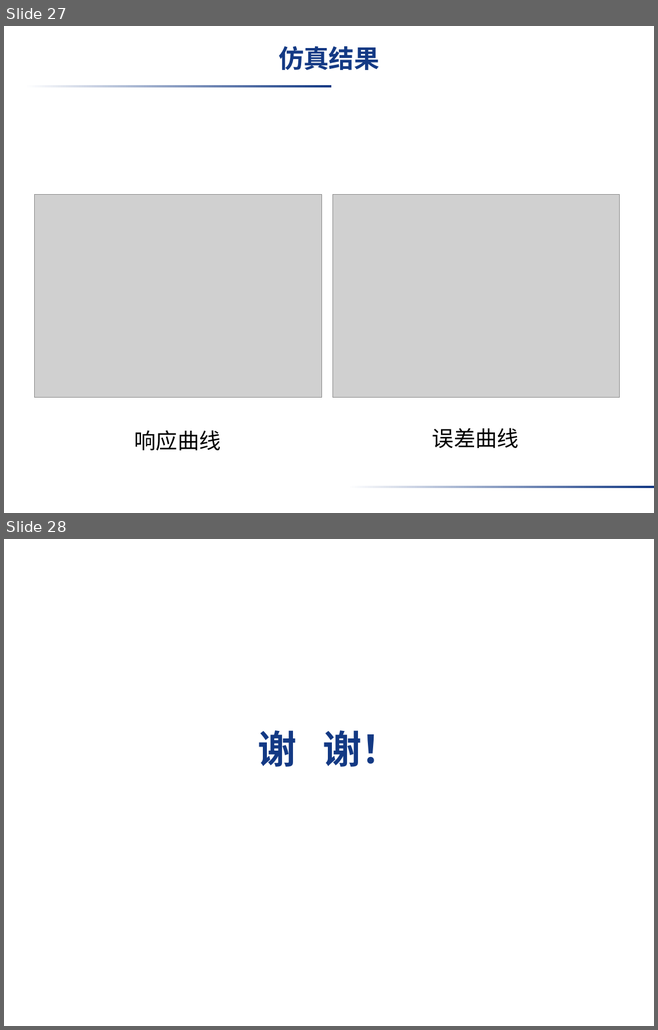
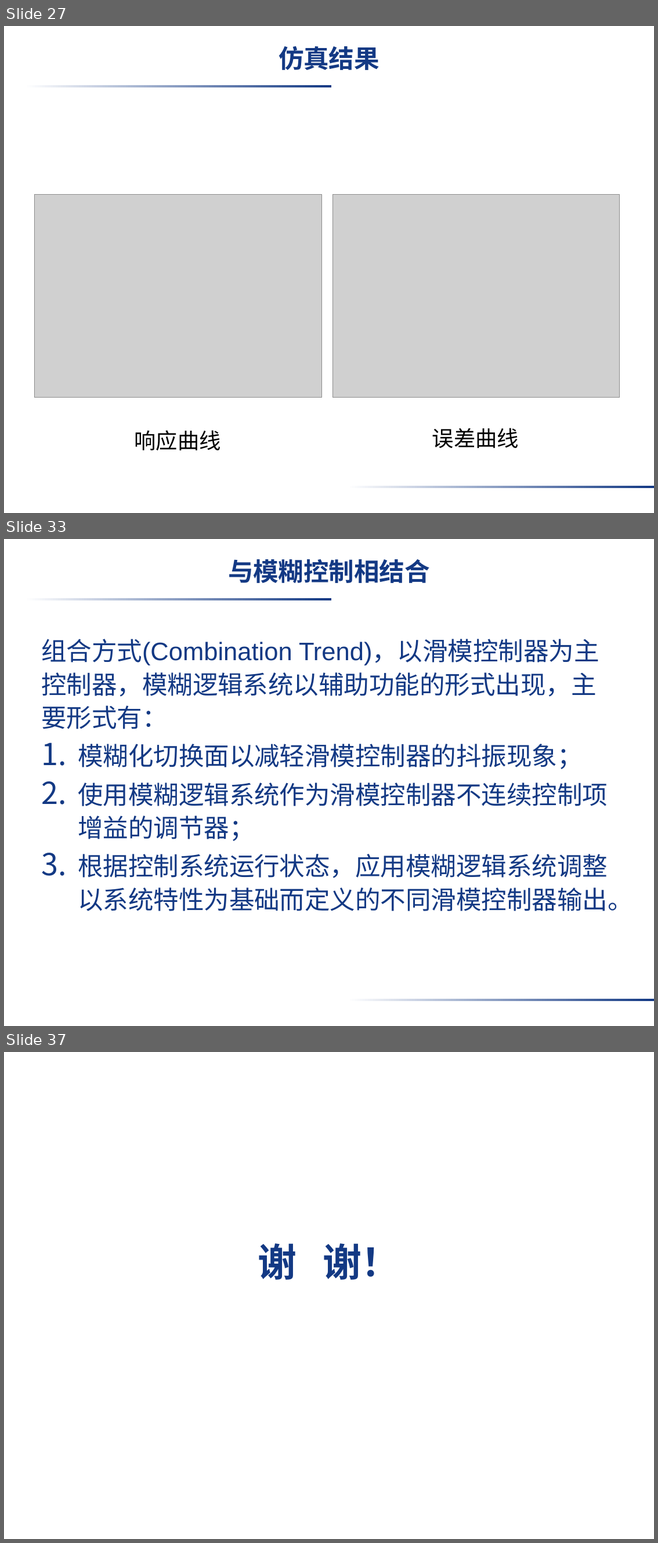
Before and after one commit to liujimu/fuzzy_control_homework, a slide deck: 第一次作业_刘继沐.pptx. Shown one above the other, each under a label of ours: slides 27 and 28 before the commit, slides 27, 33 and 37 after it; the slides between them are not shown. The pictures are 658x1030 and 658x1543 pixels, drawn with LibreOffice and Linux fonts; fonts in the diff are those of the drawing; grey boxes stand for pictures; background and template pictures are left out. Boxes give left, top, right and bottom in pixels: in the first picture for what was removed or moved away, otherwise in the second. Text is boxed around its words. In the diff, an @@ line names an element or a change of style, - is before the commit and + after.

```diff
--- a/第一次作业_刘继沐.pptx
+++ b/第一次作业_刘继沐.pptx
@@ slide 33 added at <box>4,539,654,1026</box>, background picture (left out); not listed: 2 template elements that a slide beside it also shows @@
@@ title added at <box>228,559,430,583</box>, 28 pt, text #133984, bold @@
+与模糊控制相结合
@@ text added at <box>41,639,633,911</box>, 28 pt, text #133984 @@
+组合方式(Combination Trend)，以滑模控制器为主控制器，模糊逻辑系统以辅助功能的形式出现，主要形式有：
+1. 模糊化切换面以减轻滑模控制器的抖振现象；
+2. 使用模糊逻辑系统作为滑模控制器不连续控制项增益的调节器；
+3. 根据控制系统运行状态，应用模糊逻辑系统调整以系统特性为基础而定义的不同滑模控制器输出。
@@ what was slide 28 is now slide 37 @@
```
Also in this commit, not shown: 8 other slides added, 1 other file.
